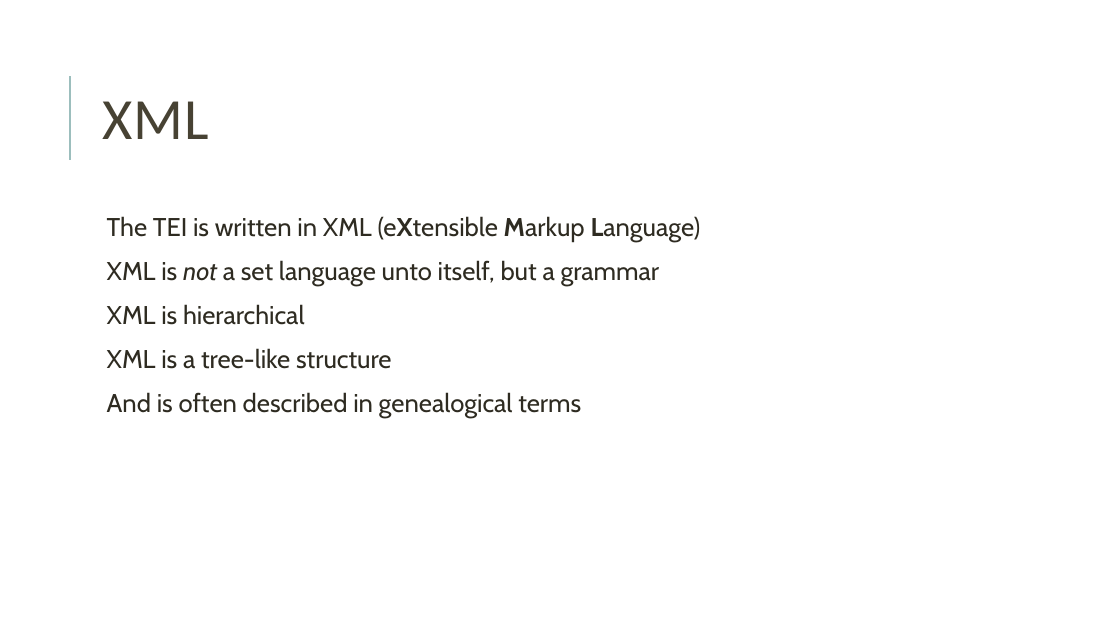
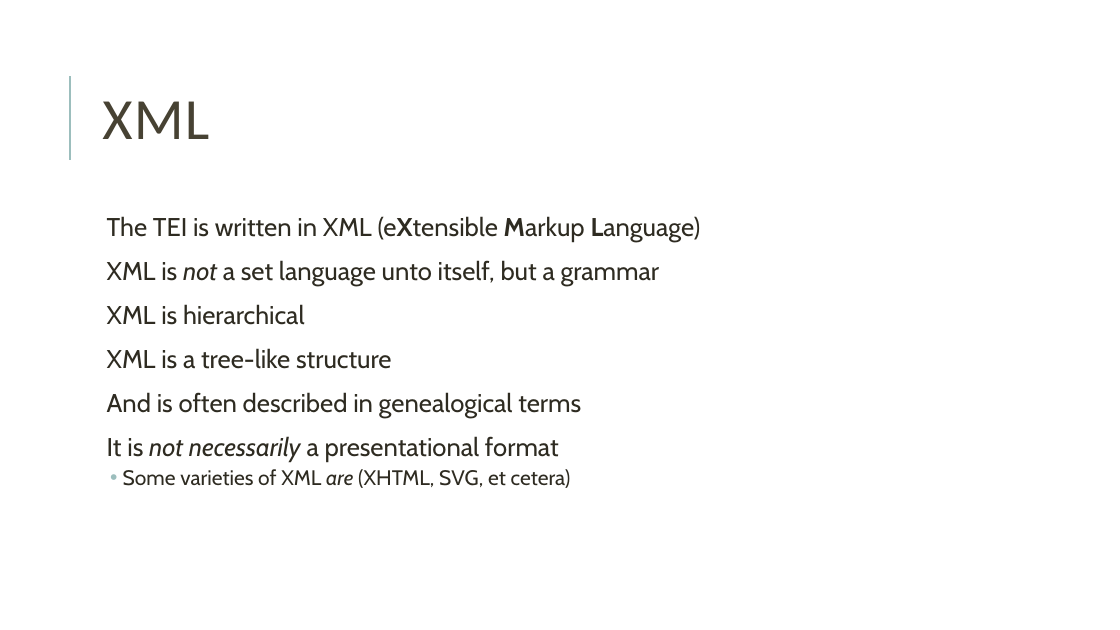
Before and after one commit to joeytakeda/teiworkshop, a slide deck: slide 67 of sept20/TEIWorkshop_1.pptx. Drawn at 1120x630 pixels with LibreOffice and Linux fonts; fonts in the diff are those of the drawing. Boxes give left, top, right and bottom in pixels: in the first picture for what was removed or moved away, otherwise in the second. Text is boxed around its words. In the diff, an @@ line names an element or a change of style, - is before the commit and + after.

```diff
--- a/sept20/TEIWorkshop_1.pptx
+++ b/sept20/TEIWorkshop_1.pptx
@@ text at [107, 436, 571, 488]: paragraphs added @@
+  It is not necessarily a presentational format
+  • Some varieties of XML are (XHTML, SVG, et cetera)
```
Also in this commit, not shown: 5 slides added, 1 other file.
